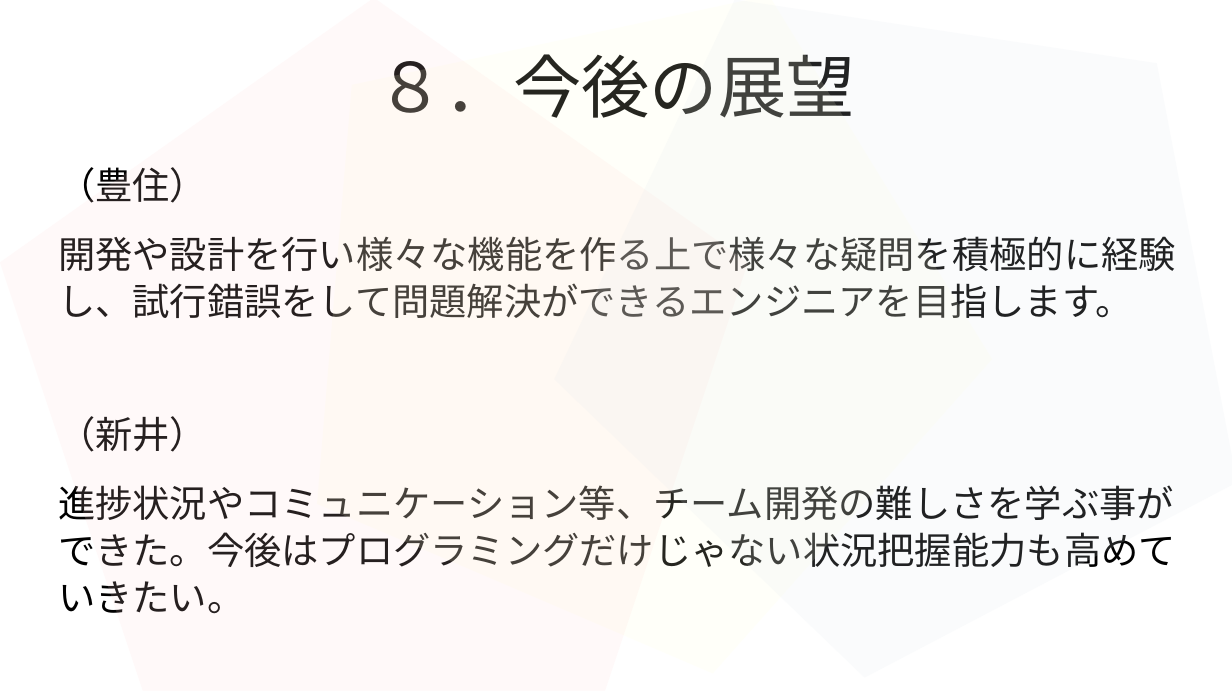
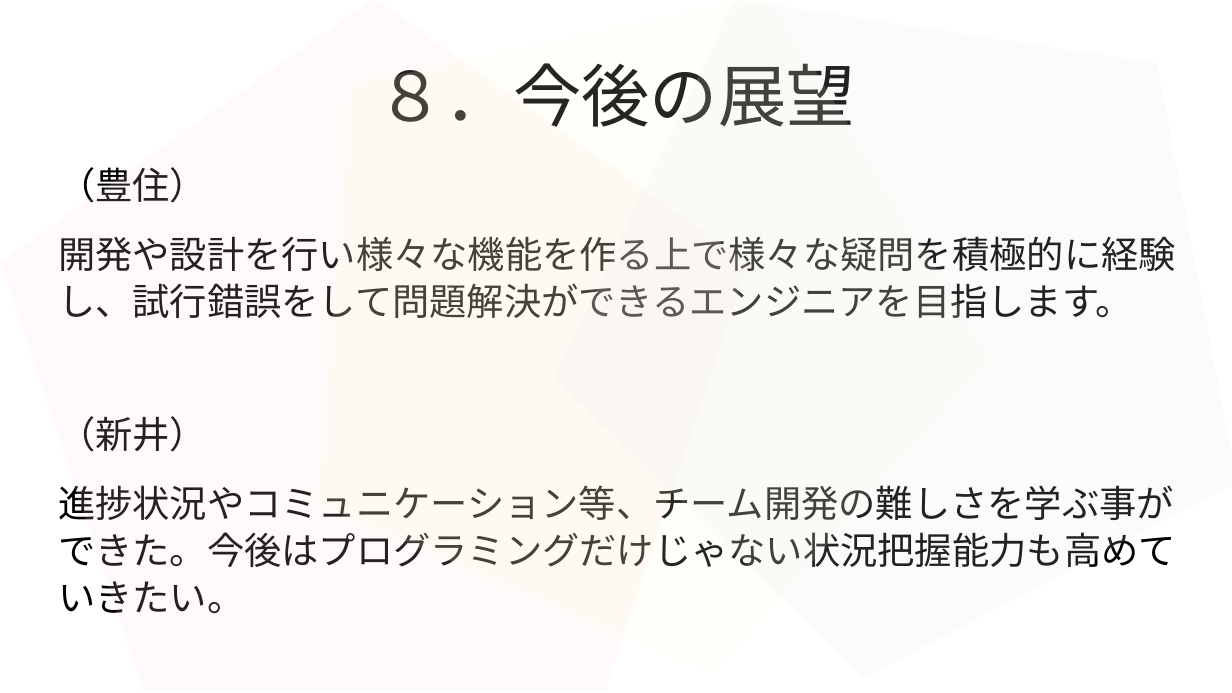
Before and after one commit to 2022java42-student009/ProjectJava, a slide deck: slide 14 of プレゼン資料.odp. Drawn at 1232x693 pixels with LibreOffice and Linux fonts; fonts in the diff are those of the drawing. Boxes give left, top, right and bottom in pixels: in the first picture for what was removed or moved away, otherwise in the second. Text is boxed around its words. In the diff, an @@ line names an element or a change of style, - is before the commit and + after.

```diff
--- a/プレゼン資料.odp
+++ b/プレゼン資料.odp
@@ title "８．今後の展望": place and size @@
-title "８．今後の展望" at (377,54,855,118)
+title "８．今後の展望" at (377,63,855,127)
```
Also in this commit, not shown: 2 other slides changed, 1 other file.
